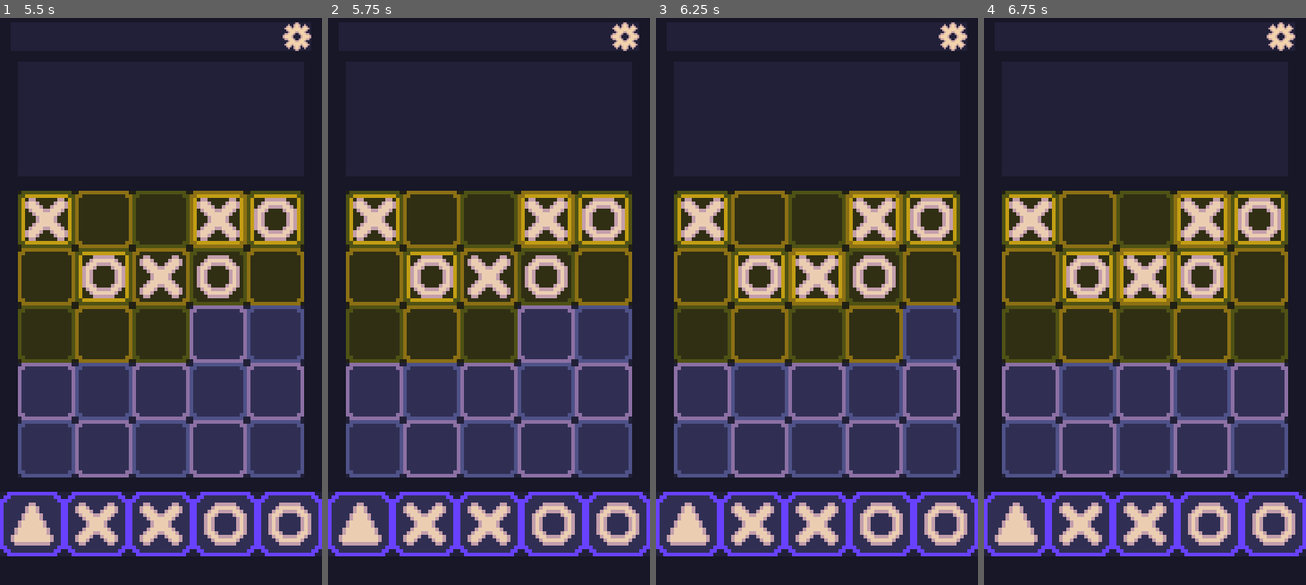
Above: before the commit, frames 1-4 (left to right).
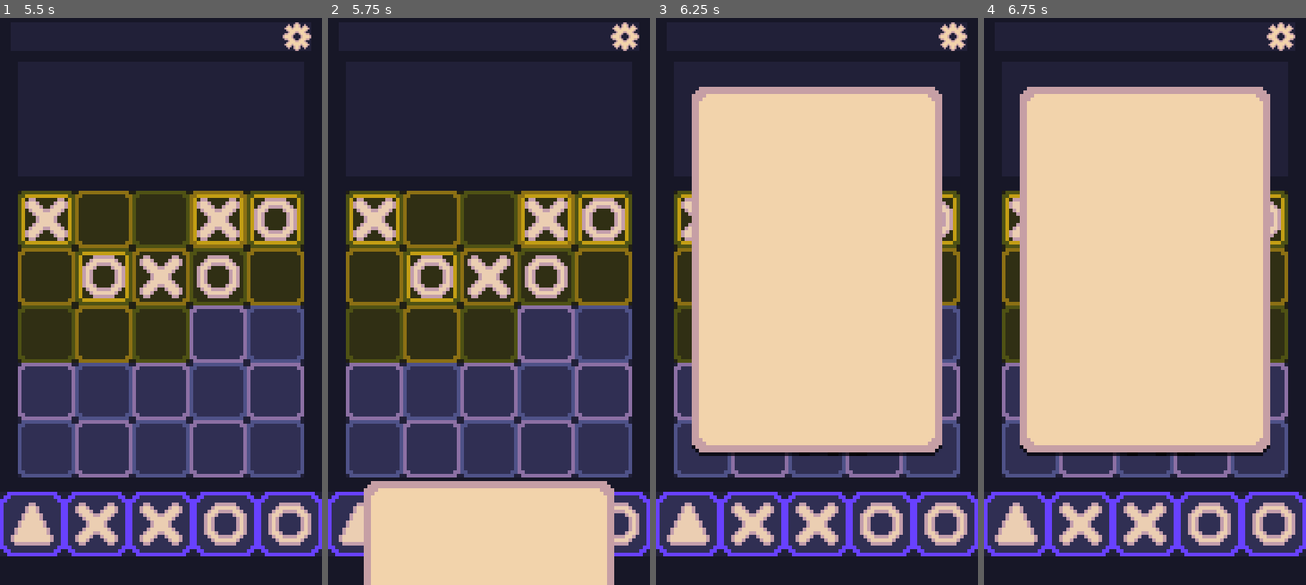
Above: after the commit, the same moments.

Repository: CasualShrub/TacTic
Game: Godot game, scene res://Scenes/DefaultScene.tscn
Same seed, same stepped clock (60 frames per second), same inputs: the game is played once before the commit and once after it.
Inputs (mouse positions are in pixels of both pictures, inside the frame that each line leads up to):
- Up to frame 1 (5.5 s): tap Enter at 0.5, 2, 3.5 s; drag from (45, 222) to (161, 335) at 0.52 s; tap Space at 1.25, 2.75, 4.25 s; drag from (103, 222) to (161, 335) at 1.27 s; move the mouse to (161, 222) at 2.02 s; click (161, 222) at 2.1 s; drag from (218, 222) to (45, 222) at 2.77 s; drag from (276, 222) to (103, 222) at 3.52 s; drag from (45, 278) to (161, 222) at 4.27 s; move the mouse to (103, 278) at 5.02 s; click (103, 278) at 5.1 s
- Up to frame 2 (5.75 s): tap M (menu) at 5.65 s
- Up to frame 3 (6.25 s): drag from (817, 278) to (932, 222) at 5.77 s
- Up to frame 4 (6.75 s): drag from (1202, 278) to (1260, 222) at 6.52 s

Frame 1 is identical in both runs. In frame 2, 13% of the frame differs, in the area x 11-89%, y 81-100%; in frame 3, 49%, in the area x 11-89%, y 12-78%; in frame 4, 49%.

Commit message:
Panel now appears when settings button is pressed

Diff:
--- a/TacTic/Scenes/DefaultScene.tscn
+++ b/TacTic/Scenes/DefaultScene.tscn
@@ -1,13 +1,15 @@
-[gd_scene load_steps=5 format=3 uid="uid://cq7fgl53yghbs"]
+[gd_scene load_steps=6 format=3 uid="uid://bexpyxst51um3"]
 
 [ext_resource type="PackedScene" uid="uid://cxox51u7gsbmv" path="res://Scenes/TileGrid.tscn" id="1"]
 [ext_resource type="Script" path="res://Scripts/DefaultScene.gd" id="2"]
 [ext_resource type="PackedScene" uid="uid://qlowg4v7iuan" path="res://Scenes/CardPanel.tscn" id="3_i44po"]
 [ext_resource type="PackedScene" uid="uid://5in745n5neu0" path="res://Scenes/TopPanel.tscn" id="4_aiywy"]
+[ext_resource type="PackedScene" uid="uid://ddcjv7wlgqqqu" path="res://Scenes/SettingsMenu.tscn" id="5_md822"]
 
 [node name="DefaultScene" type="Node2D"]
 scale = Vector2(8, 8)
 script = ExtResource("2")
+metadata/_edit_lock_ = true
 
 [node name="ColorRect" type="ColorRect" parent="."]
 offset_right = 90.0
@@ -47,3 +49,5 @@
 
 [node name="TopPanel" parent="." instance=ExtResource("4_aiywy")]
 position = Vector2(45, 7)
+
+[node name="CanvasLayer" parent="." instance=ExtResource("5_md822")]
--- a/TacTic/Scenes/OldMenu.tscn
+++ b/TacTic/Scenes/SettingsMenu.tscn
@@ -1,33 +1,17 @@
-[gd_scene load_steps=11 format=3 uid="uid://ddcjv7wlgqqqu"]
+[gd_scene load_steps=9 format=3 uid="uid://ddcjv7wlgqqqu"]
 
-[ext_resource type="Texture2D" uid="uid://drbciblpaslgv" path="res://Art/Shapes.png" id="1"]
 [ext_resource type="Script" path="res://Scripts/Menu.gd" id="2"]
-[ext_resource type="Texture2D" uid="uid://crknr3lfwyayp" path="res://Art/Panels.png" id="3"]
+[ext_resource type="Texture2D" uid="uid://c31xcknh51y8r" path="res://Art/Panels.png" id="3"]
 
-[sub_resource type="AtlasTexture" id="3"]
+[sub_resource type="AtlasTexture" id="AtlasTexture_ghpcr"]
 atlas = ExtResource("3")
-region = Rect2(0, 64, 24, 64)
+region = Rect2(32, 0, 96, 128)
 
 [sub_resource type="SpriteFrames" id="4"]
 animations = [{
 "frames": [{
 "duration": 1.0,
-"texture": SubResource("3")
-}],
-"loop": true,
-"name": &"default",
-"speed": 5.0
-}]
-
-[sub_resource type="AtlasTexture" id="1"]
-atlas = ExtResource("1")
-region = Rect2(48, 0, 16, 16)
-
-[sub_resource type="SpriteFrames" id="2"]
-animations = [{
-"frames": [{
-"duration": 1.0,
-"texture": SubResource("1")
+"texture": SubResource("AtlasTexture_ghpcr")
 }],
 "loop": true,
 "name": &"default",
@@ -36,6 +20,7 @@
 
 [sub_resource type="Animation" id="5"]
 resource_name = "Appear"
+length = 0.6
 tracks/0/type = "value"
 tracks/0/imported = false
 tracks/0/enabled = true
@@ -43,10 +28,10 @@
 tracks/0/interp = 1
 tracks/0/loop_wrap = true
 tracks/0/keys = {
-"times": PackedFloat32Array(0, 1),
+"times": PackedFloat32Array(0, 0.6),
 "transitions": PackedFloat32Array(0.4, 1.07178),
 "update": 0,
-"values": [Vector2(40, 0), Vector2(0, 0)]
+"values": [Vector2(45, 220), Vector2(45, 72)]
 }
 tracks/1/type = "method"
 tracks/1/imported = false
@@ -55,7 +40,7 @@
 tracks/1/interp = 1
 tracks/1/loop_wrap = true
 tracks/1/keys = {
-"times": PackedFloat32Array(1),
+"times": PackedFloat32Array(0.6),
 "transitions": PackedFloat32Array(1),
 "values": [{
 "args": [],
@@ -64,6 +49,7 @@
 }
 
 [sub_resource type="Animation" id="6"]
+length = 0.001
 tracks/0/type = "value"
 tracks/0/imported = false
 tracks/0/enabled = true
@@ -71,10 +57,26 @@
 tracks/0/interp = 1
 tracks/0/loop_wrap = true
 tracks/0/keys = {
-"times": PackedFloat32Array(0, 1),
+"times": PackedFloat32Array(0),
+"transitions": PackedFloat32Array(0.4),
+"update": 0,
+"values": [Vector2(45, 220)]
+}
+
+[sub_resource type="Animation" id="Animation_b1po3"]
+resource_name = "Disappear"
+length = 0.6
+tracks/0/type = "value"
+tracks/0/imported = false
+tracks/0/enabled = true
+tracks/0/path = NodePath(".:position")
+tracks/0/interp = 1
+tracks/0/loop_wrap = true
+tracks/0/keys = {
+"times": PackedFloat32Array(0, 0.6),
 "transitions": PackedFloat32Array(0.4, 1),
 "update": 0,
-"values": [Vector2(0, 0), Vector2(40, 0)]
+"values": [Vector2(45, 72), Vector2(45, 220)]
 }
 tracks/1/type = "method"
 tracks/1/imported = false
@@ -83,7 +85,7 @@
 tracks/1/interp = 1
 tracks/1/loop_wrap = true
 tracks/1/keys = {
-"times": PackedFloat32Array(1),
+"times": PackedFloat32Array(0.6),
 "transitions": PackedFloat32Array(1),
 "values": [{
 "args": [],
@@ -94,6 +96,7 @@
 [sub_resource type="AnimationLibrary" id="AnimationLibrary_0imxw"]
 _data = {
 "Appear": SubResource("5"),
+"Disappear": SubResource("Animation_b1po3"),
 "RESET": SubResource("6")
 }
 
@@ -103,14 +106,11 @@
 script = ExtResource("2")
 
 [node name="Menu" type="Node2D" parent="."]
+position = Vector2(45, 220)
 
 [node name="Background" type="AnimatedSprite2D" parent="Menu"]
-position = Vector2(108, 40)
 sprite_frames = SubResource("4")
-
-[node name="AnimatedSprite2D" type="AnimatedSprite2D" parent="Menu"]
-position = Vector2(108, 20)
-sprite_frames = SubResource("2")
+metadata/_edit_lock_ = true
 
 [node name="AnimationPlayer" type="AnimationPlayer" parent="Menu"]
 libraries = {
--- a/TacTic/Scripts/Menu.gd
+++ b/TacTic/Scripts/Menu.gd
@@ -9,7 +9,7 @@
 			if (is_showing == false):
 				$Menu/AnimationPlayer.play("Appear")
 			else:
-				$Menu/AnimationPlayer.play("RESET")
+				$Menu/AnimationPlayer.play("Disappear")
 
 func has_finished_appearing():
 	is_showing = true
--- a/TacTic/Scripts/_GameManager.gd
+++ b/TacTic/Scripts/_GameManager.gd
@@ -9,9 +9,11 @@
 	is_dragging = false
 	is_pressing = false
 
-func _input(event):
-	if event.is_action_pressed("menu"):
-		show_settings()
+func show_settings():
+	simulate_action("menu")
 
-func show_settings():
-	print("menu showing")
+func simulate_action(action_name: String):
+	var event:InputEventAction = InputEventAction.new()
+	event.action = action_name
+	event.pressed = true
+	Input.parse_input_event(event)
Binary file changed: TacTic/Art/Panels.png
Not shown, changed: TacTic/Art/Panels.png.import
